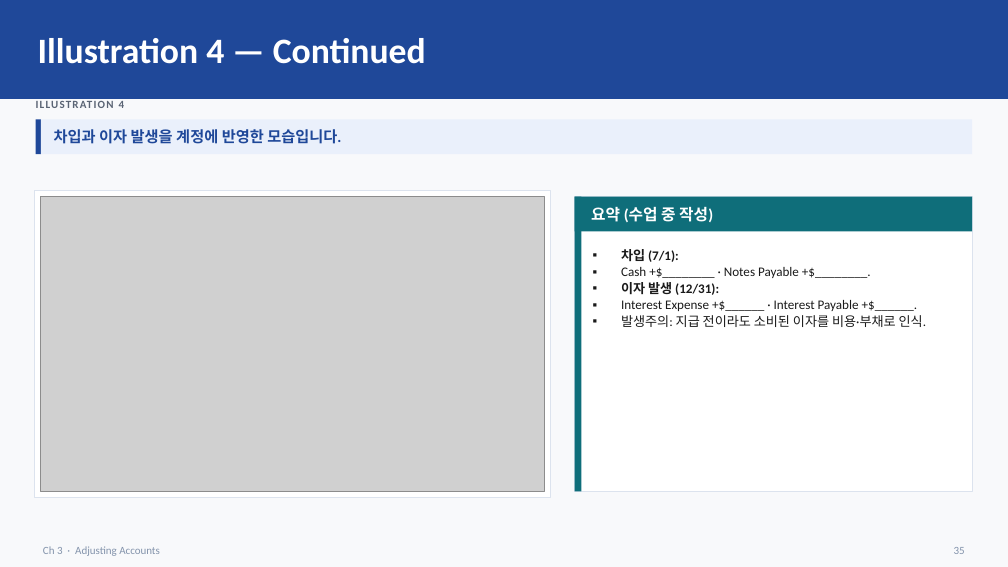
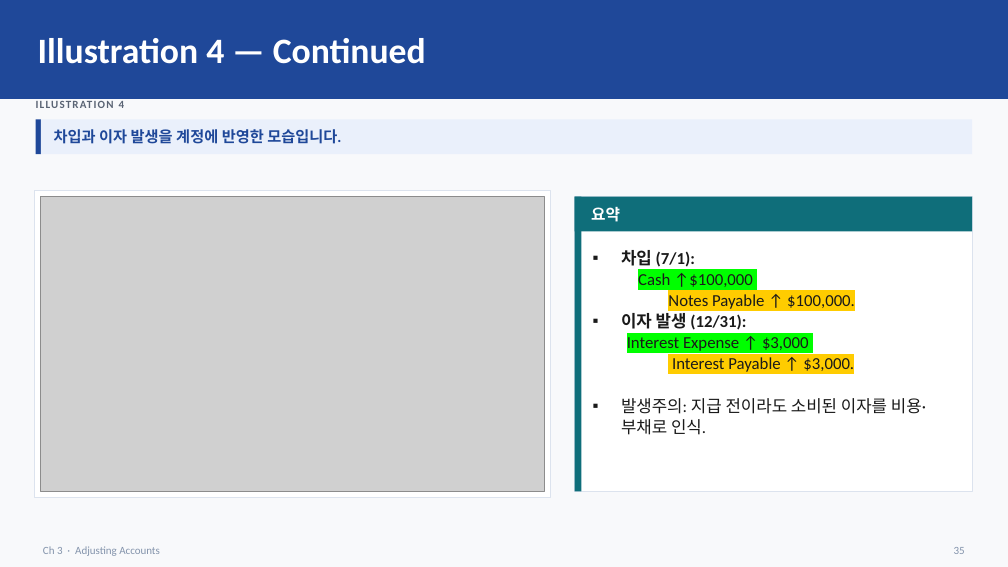
Before and after one commit to keejae/financial-accounting, a slide deck: slide 37 of files/week2/korean/Wk2_L5_slides.pptx (slide 38 before the commit). Drawn at 1008x567 pixels with LibreOffice and Linux fonts; fonts in the diff are those of the drawing; grey boxes stand for pictures. Boxes give left, top, right and bottom in pixels: in the first picture for what was removed or moved away, otherwise in the second. Text is boxed around its words. In the diff, an @@ line names an element or a change of style, - is before the commit and + after.

```diff
--- a/files/week2/korean/Wk2_L5_slides.pptx
+++ b/files/week2/korean/Wk2_L5_slides.pptx
@@ text at bbox=[591, 207, 620, 222]: text changed @@
-요약 (수업 중 작성)
+요약
@@ text at bbox=[621, 250, 926, 435]: size 12.5 to 16 pt in "차입 (7/1):", "이자 발생 (12/31):", "발생주의: 지급 전이라도 소비된 이자를 비용·부채로 인식." @@
@@ text at bbox=[638, 273, 855, 309]: text changed; size 12.5 to 16 pt @@
-▪ Cash +$________ · Notes Payable +$________.
+Cash ↑$100,000
+Notes Payable ↑ $100,000.
@@ text at bbox=[627, 337, 854, 372]: text changed; size 12.5 to 16 pt @@
-▪ Interest Expense +$______ · Interest Payable +$______.
+Interest Expense ↑ $3,000
+Interest Payable ↑ $3,000.
```
Also in this commit, not shown: 30 other slides changed, 7 slides added, 9 slides removed, 11 other files.
